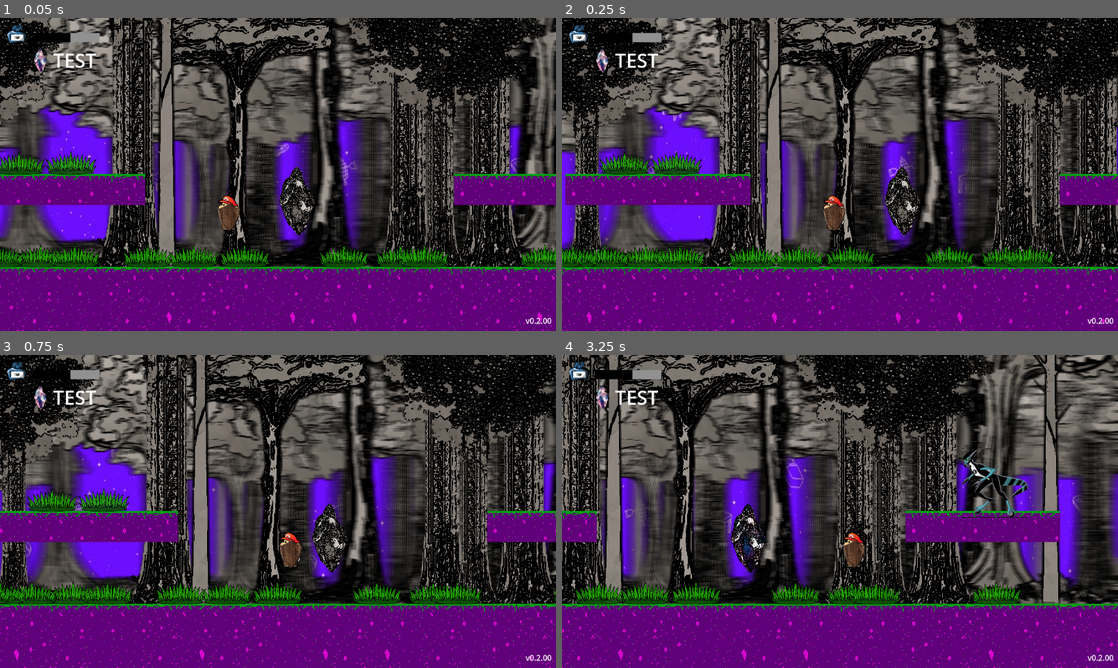
Above: before the commit, frames 1-4 (two rows, left to right).
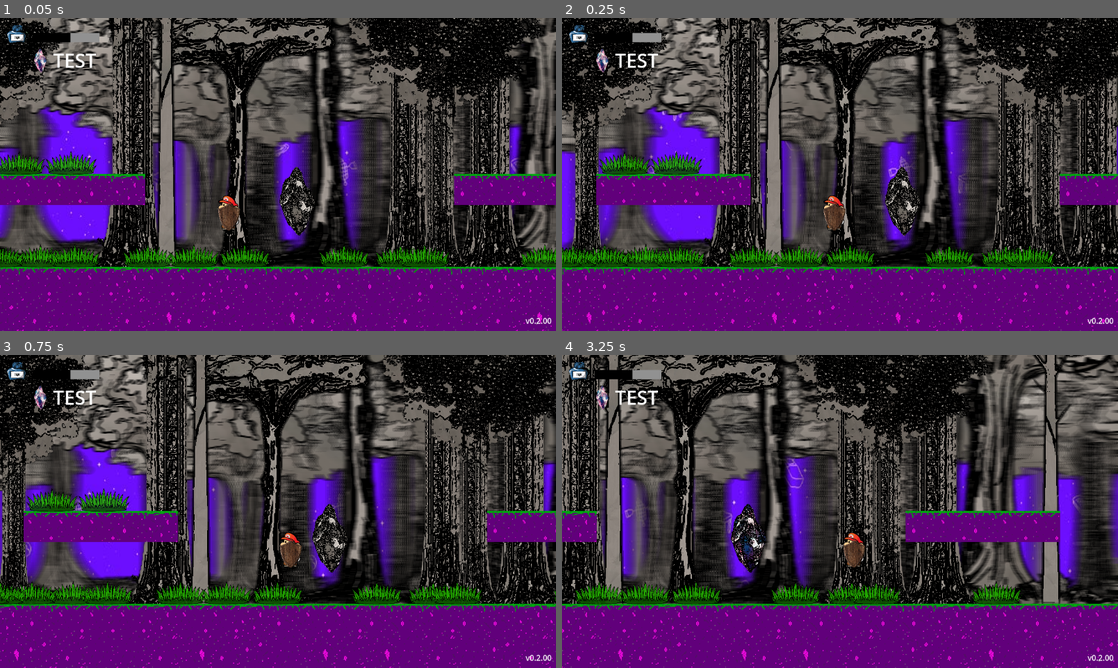
Above: after the commit, the same moments.

Repository: Jontaybr24/ShardsOfEikyo
Game: Godot game, scene res://Scenes/Levels/arena.tscn
Two runs of this game, one before a commit and one after it. Both use one fixed random seed, a clock stepped at 60 frames per second and the inputs below. Sound files missing from this copy of the repository are replaced by a short silence.
Inputs:
- Up to frame 1 (0.05 s): no input
- Up to frame 2 (0.25 s): no input
- Up to frame 3 (0.75 s): tap Enter (confirm) at 0.5 s; hold Right (right) from 0.53 s (still down); hold A (attack) from 0.53 s (still down)
- Up to frame 4 (3.25 s): tap Space (jump) at 0.77, 1.52, 3.02 s; release A (attack) at 1.28 s; tap D (block) at 1.35 s; release Right (right) at 2.03 s; hold Left (left) 2.03-2.78 s; hold C (channel_hold) 2.03-2.78 s; hold Right (right) from 2.78 s (still down); tap Enter (confirm) at 2.85 s

Frame 1 is identical in both runs. In frame 2, 0.6% of the frame differs, in the area x 0-7%, y 49-60%; in frame 3, 0.4%; in frame 4, 0.7%, in the area x 71-84%, y 29-52%.
Error in both runs: Invalid access to property or key 'ELEMENTS' on a base object of type 'Nil'. (res://Scripts/naiko.gd:17)

Commit message:
more arena spawn point work + new sound effects

Diff:
--- /dev/null
+++ b/Scenes/Combat/arena_manager.tscn
@@ -0,0 +1,6 @@
+[gd_scene format=3 uid="uid://donihll3sqbew"]
+
+[ext_resource type="Script" uid="uid://pvst3veyh8jw" path="res://arena.gd" id="1_hs6uq"]
+
+[node name="Arena" type="Node2D" unique_id=470479308]
+script = ExtResource("1_hs6uq")
--- a/Scenes/Levels/arena.tscn
+++ b/Scenes/Levels/arena.tscn
@@ -7,6 +7,7 @@
 [ext_resource type="PackedScene" uid="uid://1yxwbn1lok2i" path="res://Scenes/naiko.tscn" id="4_54ufs"]
 [ext_resource type="Script" uid="uid://do05bsbviqpwu" path="res://Scripts/Gameplay/camera.gd" id="4_w8qsr"]
 [ext_resource type="PackedScene" uid="uid://dnmafchlweesy" path="res://Scenes/Scenery/parallax.tscn" id="7_i706s"]
+[ext_resource type="PackedScene" uid="uid://donihll3sqbew" path="res://Scenes/Combat/arena_manager.tscn" id="9_2ye47"]
 [ext_resource type="PackedScene" uid="uid://b641qljir7yua" path="res://Scenes/World Items/spawn_crystal.tscn" id="9_pfw2s"]
 [ext_resource type="PackedScene" uid="uid://c821ktuee67tw" path="res://Scenes/layer_holder.tscn" id="11_2ye47"]
 [ext_resource type="PackedScene" uid="uid://cvs3b2k8lut58" path="res://Scenes/spawn_point.tscn" id="13_vw7s7"]
@@ -121,7 +122,7 @@
 texture_filter = 1
 position = Vector2(0, -192)
 scale = Vector2(2, 2)
-tile_map_data = PackedByteArray("AAD3/wMAAgABAAAAAAD4/wMAAgA …(27311 unchanged characters)… ACAAAAAAD3/wAAAgABAAAAAAD2/wAAAgABAAAAAAD1/wAAAgACAAAAAAAIAAAAAgABAAAAAAAJAAAAAgABAAAAAAA=")
+tile_map_data = PackedByteArray("AAD3/wMAAgABAAAAAAD4/wMAAgA …(27311 unchanged characters)… ACAAAAAAD3/wAAAgABAAAAAAD2/wAAAgABAAAAAAAIAAAAAgABAAAAAAAJAAAAAgABAAAAAAA=")
 tile_set = SubResource("TileSet_bbwlw")
 script = ExtResource("2_gcjo0")
 grass = ExtResource("3_54ufs")
@@ -140,25 +141,17 @@
 
 [node name="Layer Holder" parent="." unique_id=416682925 instance=ExtResource("11_2ye47")]
 
-[node name="Checkpoint" parent="." unique_id=264271652 instance=ExtResource("9_pfw2s")]
-position = Vector2(-4, -136)
+[node name="Arena" parent="." unique_id=470479308 instance=ExtResource("9_2ye47")]
 
-[node name="Spawn Point" parent="." unique_id=283043255 instance=ExtResource("13_vw7s7")]
-position = Vector2(-530, -240)
+[node name="Spawn Point" parent="Arena" unique_id=283043255 instance=ExtResource("13_vw7s7")]
+position = Vector2(-479, -239)
 spawn_timer = 3
 spawncount = 10000
 
-[node name="Spawn Point2" parent="." unique_id=1095586326 instance=ExtResource("13_vw7s7")]
-position = Vector2(-1402, -46)
+[node name="Spawn Point2" parent="Arena" unique_id=1051620587 instance=ExtResource("13_vw7s7")]
+position = Vector2(485, -265)
 spawn_timer = 3
 spawncount = 10000
 
-[node name="Spawn Point3" parent="." unique_id=218356813 instance=ExtResource("13_vw7s7")]
-position = Vector2(1295, -89)
-spawn_timer = 3
-spawncount = 10000
-
-[node name="Spawn Point4" parent="." unique_id=1051620587 instance=ExtResource("13_vw7s7")]
-position = Vector2(504, -242)
-spawn_timer = 3
-spawncount = 10000
+[node name="Checkpoint" parent="." unique_id=264271652 instance=ExtResource("9_pfw2s")]
+position = Vector2(-4, -136)
--- /dev/null
+++ b/arena.gd
@@ -0,0 +1,12 @@
+extends Node2D
+
+var spawnpoints : Array[SpawnPoint]
+
+func _ready():
+	for child in get_children():
+		if child is SpawnPoint:
+			spawnpoints.append(child)
+	random_spawn()
+
+func random_spawn():
+	spawnpoints.pick_random().spawn()
--- a/spawn_point.gd
+++ b/spawn_point.gd
@@ -1,4 +1,5 @@
 extends Node2D
+class_name SpawnPoint
 
 @export var spawn_list : Array[SpawnData]
 @export var spawn_timer = 1
@@ -6,8 +7,6 @@
 
 var timer = 0
 
-func _ready() -> void:
-	spawn()
 
 func _process(delta: float) -> void:
 	if timer > 0:
Not shown, added: Assets/Audio/CapFX.wav
Not shown, added: Assets/Audio/ClickFX1.wav
Not shown, added: Assets/Audio/ClickFX2.wav
Not shown, added: Assets/Audio/ClickFX3.wav
Not shown, added: Assets/Audio/ClickFX4.wav
Not shown, added: Assets/Audio/ClickFX5.wav
Not shown, added: Assets/Audio/ClickFX6.wav
Not shown, added: Assets/Audio/HitFX11.wav
Not shown, added: Assets/Audio/MiscFX2.wav
Not shown, added: Assets/Audio/MiscFX3.wav
Not shown, added: Assets/Audio/MiscFX4.wav
Not shown, added: Assets/Audio/ScreamFX1.wav
